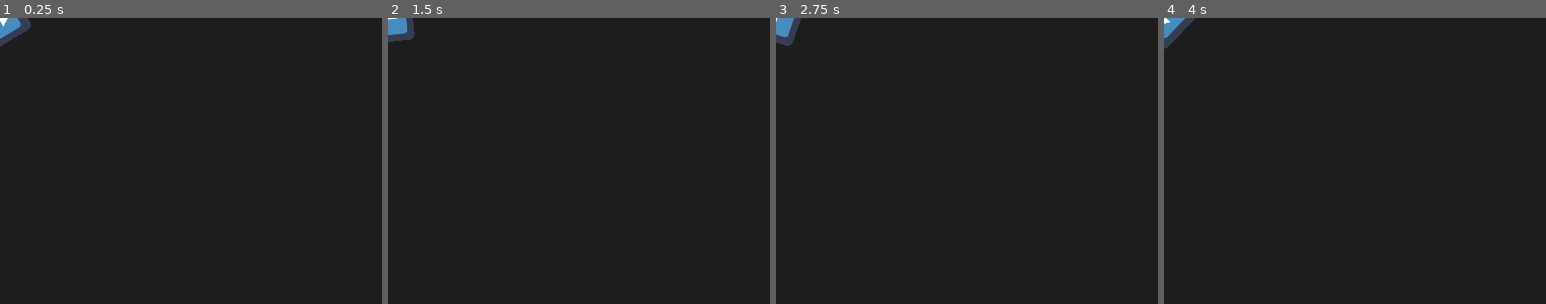
Above: before the commit, frames 1-4 (left to right).
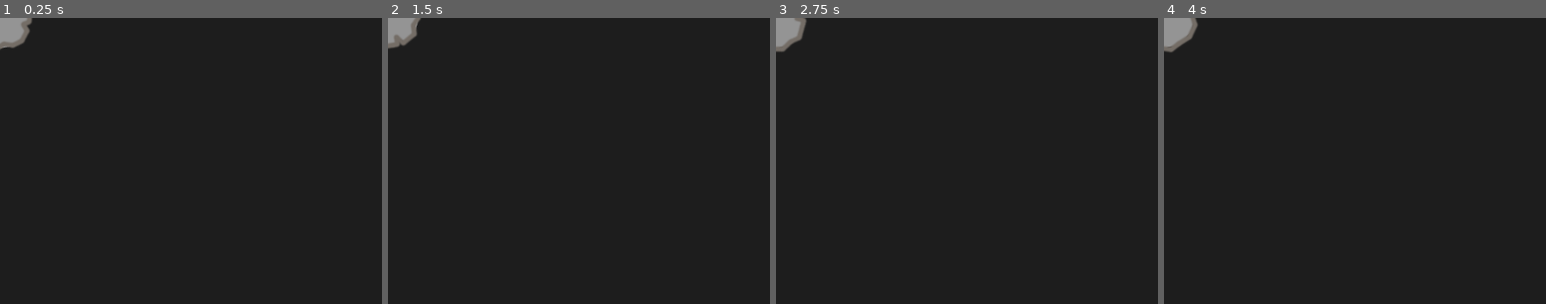
Above: after the commit, the same moments.

Repository: moisesjbc/cinco-etapas
Game: Godot game, scene res://scenes/meteorite/meteorite.tscn
Two runs of this game, one before a commit and one after it. Both use one fixed random seed, a clock stepped at 60 frames per second and the inputs below. This scene is started directly instead of the project's main scene. The engine's default icon, where the game draws it, is replaced by a stand-in: a white triangle on a blue panel in a dark square.
Inputs (mouse positions are % of the whole screen's width and height, from its top left):
- Up to frame 1 (0.25 s): no input
- Up to frame 2 (1.5 s): tap Enter at 0.5 s; move the mouse to (72, 45) at 0.52 s; hold Right (ui_right) 0.53-1.28 s; click (72, 45) at 0.67 s; tap Space at 0.77 s; move the mouse to (30, 55) at 1.27 s; hold Down (ui_down) from 1.28 s (still down)
- Up to frame 3 (2.75 s): tap Space at 1.52 s; move the mouse to (60, 28) at 2.02 s; release Down (ui_down) at 2.03 s; hold Right (ui_right) from 2.03 s (still down)
- Up to frame 4 (4 s): move the mouse to (45, 70) at 2.77 s; release Right (ui_right) at 2.78 s; hold Up (ui_up) 2.78-3.53 s; click (45, 70) at 2.92 s; tap Space at 3.02, 3.77 s; move the mouse to (80, 65) at 3.52 s; hold Left (ui_left) from 3.53 s (still down)
The pictures show only the part of the screen within x 0-50%, y 0-50%; the shares and areas given below are measured in that part.

The runs differ from the first frame. In frame 1, 0.8% of the frame differs, in the area x 0-9%, y 0-11%; in frame 2, 0.7%; in frame 3, 0.7%; in frame 4, 0.8%, in the area x 0-9%, y 0-12%.

Commit message:
Added sprite for meteorite

Diff:
--- a/godot-project/scenes/meteorite/meteorite.tscn
+++ b/godot-project/scenes/meteorite/meteorite.tscn
@@ -1,11 +1,11 @@
 [gd_scene load_steps=5 format=2]
 
-[ext_resource path="res://icon.png" type="Texture" id=1]
+[ext_resource path="res://scenes/meteorite/meteorite.png" type="Texture" id=1]
 [ext_resource path="res://scenes/meteorite/meteorite.gd" type="Script" id=2]
 [ext_resource path="res://scenes/removal_by_distance/removal_by_distance.tscn" type="PackedScene" id=3]
 
-[sub_resource type="RectangleShape2D" id=1]
-extents = Vector2( 32.1087, 31.8406 )
+[sub_resource type="CircleShape2D" id=1]
+radius = 44.1227
 
 [node name="meteorite" type="KinematicBody2D" groups=[
 "clear_on_reset",
Binary file added: godot-project/scenes/meteorite/meteorite.png
Not shown, added: godot-project/scenes/meteorite/meteorite.png.import
Not shown, added: design/meteorite.xcf
